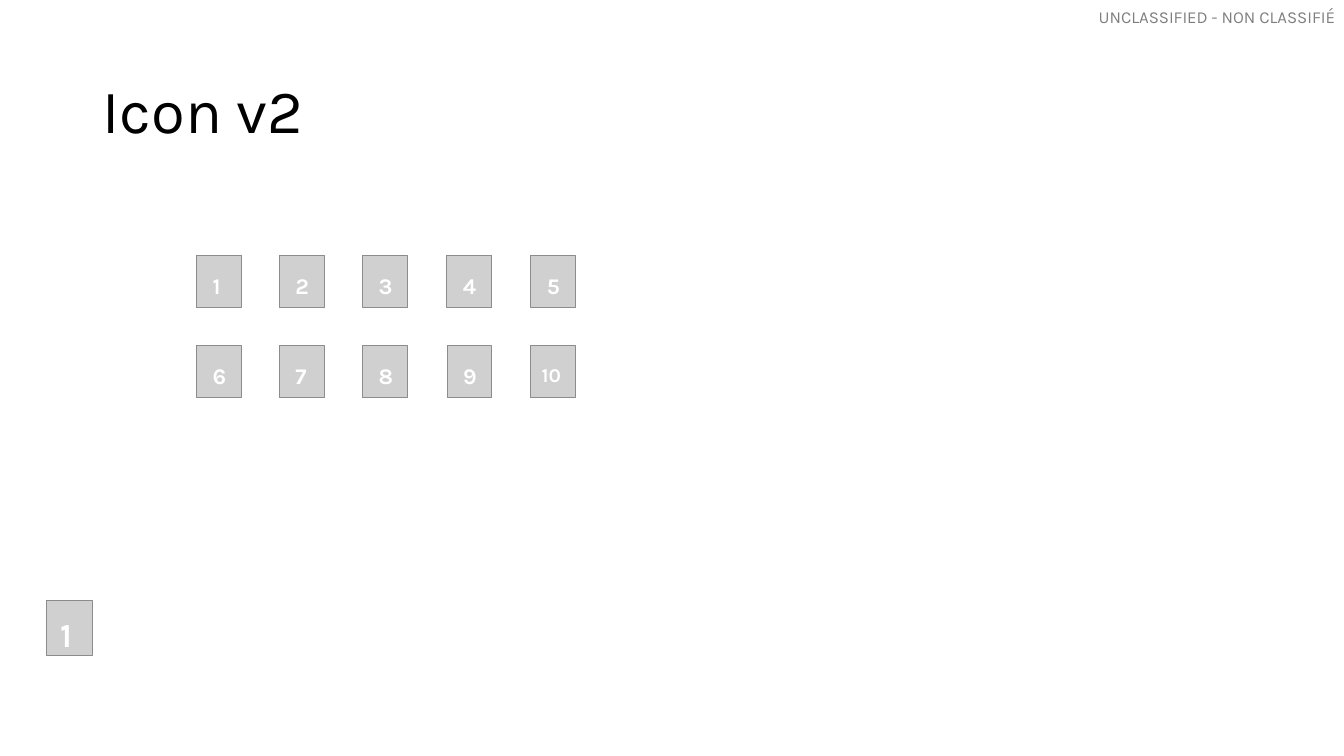
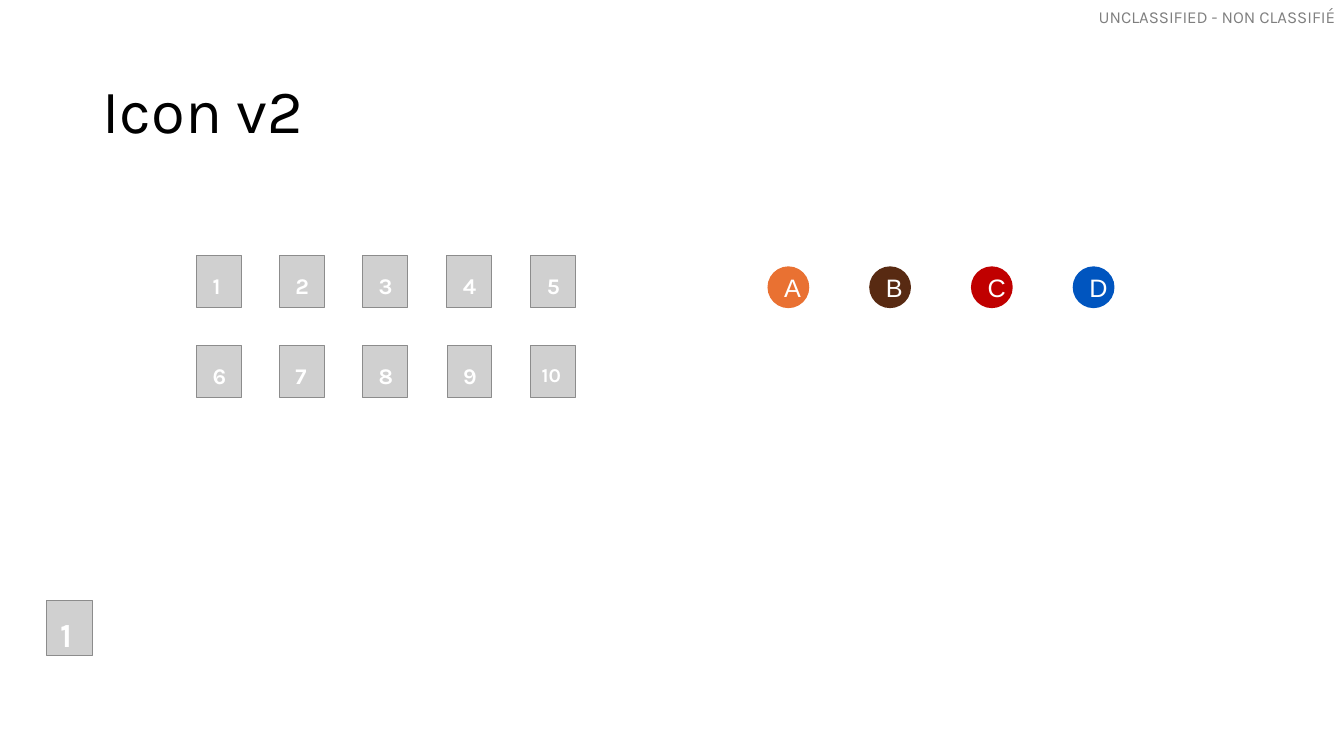
Before and after one commit to OttawaVisuals/EscapeBackpack, a slide deck: slide 8 of Hiking_Trip/Helper_Graphs.pptx. Drawn at 1344x756 pixels with LibreOffice and Linux fonts; fonts in the diff are those of the drawing; grey boxes stand for pictures. Boxes give left, top, right and bottom in pixels: in the first picture for what was removed or moved away, otherwise in the second. Text is boxed around its words. In the diff, an @@ line names an element or a change of style, - is before the commit and + after.

```diff
--- a/Hiking_Trip/Helper_Graphs.pptx
+++ b/Hiking_Trip/Helper_Graphs.pptx
@@ ellipse added at bbox=[768, 267, 808, 307], fill #E97132, outline #E97132 1.5 pt, 18 pt, text #FFFFFF @@
+A
@@ ellipse added at bbox=[870, 267, 909, 307], fill #582A12, outline #582A12 1.5 pt, 18 pt, text #FFFFFF @@
+B
@@ ellipse added at bbox=[972, 267, 1011, 307], fill #C00000, outline #C00000 1.5 pt, 18 pt, text #FFFFFF @@
+C
@@ ellipse added at bbox=[1074, 267, 1113, 307], fill #0055BF, outline #0055BF 1.5 pt, 18 pt, text #FFFFFF @@
+D
```
Also in this commit, not shown: 1 other slide changed, 2 slides added, 34 other files.
